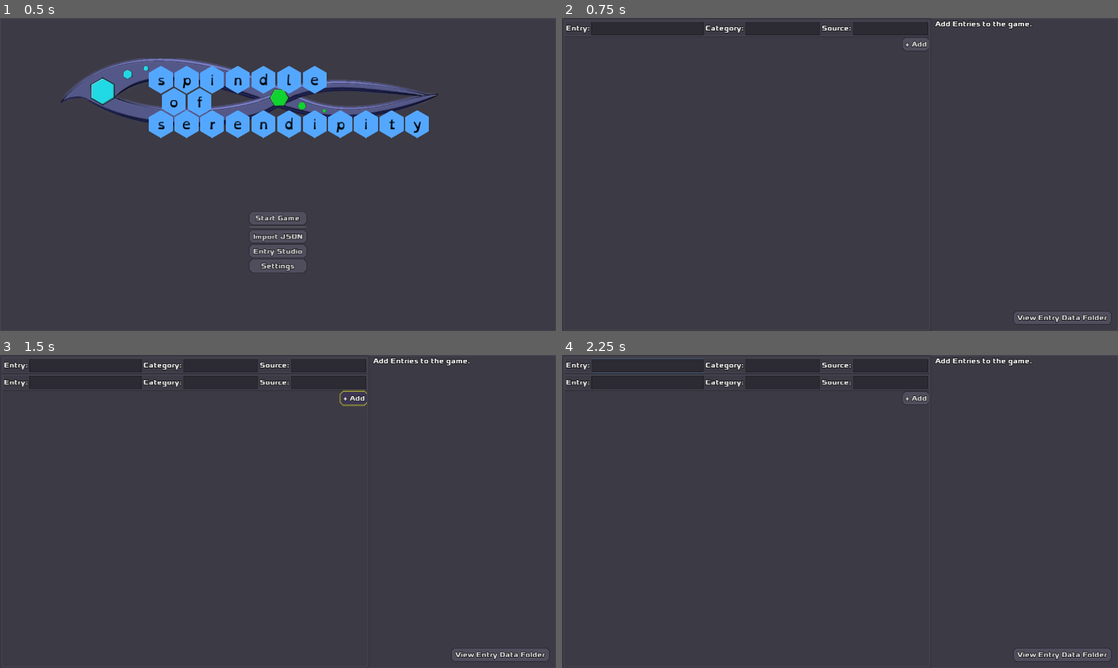
Above: before the commit, frames 1-4 (two rows, left to right).
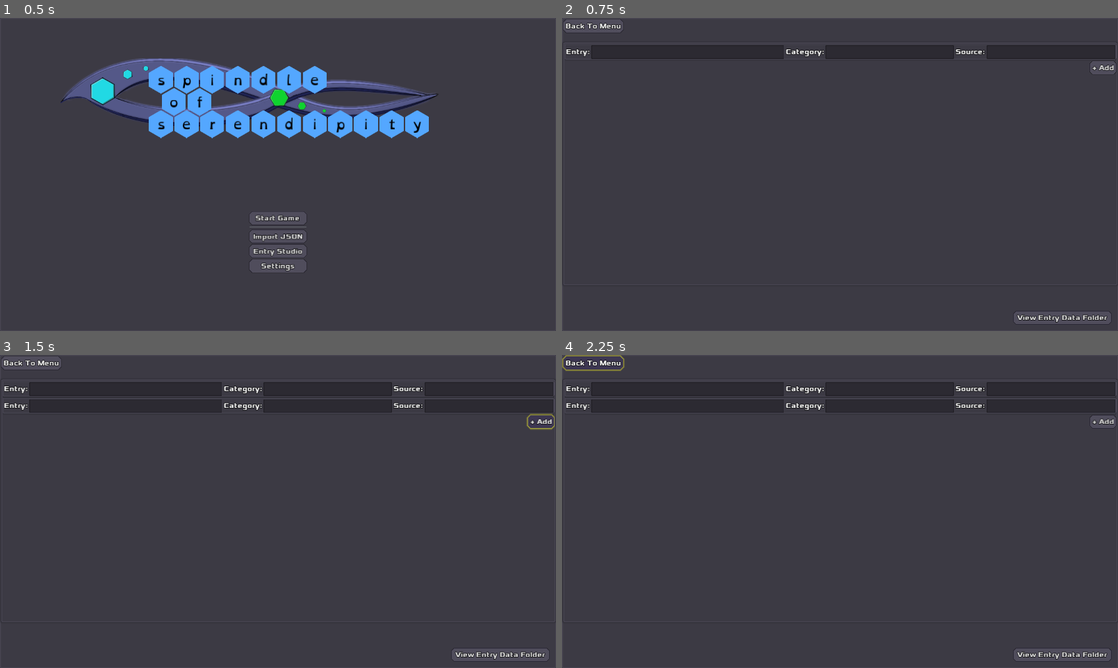
Above: after the commit, the same moments.

Repository: zacryol/spindle-of-serendipity
Game: Godot game, scene res://game/menus/MainMenu.tscn
Two runs of this game, one before a commit and one after it. Both use one fixed random seed, a clock stepped at 60 frames per second and the inputs below.
Inputs (mouse positions are in pixels of both pictures, inside the frame that each line leads up to):
- Up to frame 1 (0.5 s): no input
- Up to frame 2 (0.75 s): click "Entry Studio" at 0.5 s
- Up to frame 3 (1.5 s): click "+ Add" at 1.25 s
- Up to frame 4 (2.25 s): click (595, 364) at 2 s, where only the run after the commit has a clickable "Back To Menu"

Frame 1 is identical in both runs. In frame 2, 1.5% of the frame differs, in the area x 0-100%, y 0-18%; in frame 3, 2.6%; in frame 4, 2.7%, in the area x 0-100%, y 0-23%.

Commit message:
Rearranged again

Diff:
--- a/godot/game/menus/EntryStudio.gd
+++ b/godot/game/menus/EntryStudio.gd
@@ -2,8 +2,8 @@
 
 var single := preload("res://game/menus/ESSingle.tscn")
 
-onready var vbox := $PC/HSplit/PContainer/Scroll/VBox as VBoxContainer
-onready var add_button := $PC/HSplit/PContainer/Scroll/VBox/AddButton as Button
+onready var vbox := $PC/VBox/Main/Scroll/VBox as VBoxContainer
+onready var add_button := $PC/VBox/Main/Scroll/VBox/AddButton as Button
 
 func _ready() -> void:
 	add_item()
--- a/godot/game/menus/EntryStudio.tscn
+++ b/godot/game/menus/EntryStudio.tscn
@@ -19,47 +19,61 @@
 "_edit_use_anchors_": false
 }
 
-[node name="HSplit" type="HSplitContainer" parent="PC"]
+[node name="VBox" type="VBoxContainer" parent="PC"]
 margin_left = 3.0
 margin_top = 3.0
 margin_right = 1278.0
 margin_bottom = 718.0
-dragger_visibility = 1
 
-[node name="PContainer" type="PanelContainer" parent="PC/HSplit"]
-margin_right = 844.0
-margin_bottom = 715.0
+[node name="Control" type="Control" parent="PC/VBox"]
+margin_right = 1275.0
+margin_bottom = 50.0
+rect_min_size = Vector2( 0, 50 )
+
+[node name="MenuButton" type="Button" parent="PC/VBox/Control"]
+margin_right = 10.0
+margin_bottom = 31.0
+text = "Back To Menu"
+__meta__ = {
+"_edit_use_anchors_": false
+}
+
+[node name="Main" type="PanelContainer" parent="PC/VBox"]
+margin_top = 54.0
+margin_right = 1275.0
+margin_bottom = 611.0
+size_flags_horizontal = 3
+size_flags_vertical = 3
+size_flags_stretch_ratio = 2.0
+
+[node name="Scroll" type="ScrollContainer" parent="PC/VBox/Main"]
+margin_left = 3.0
+margin_top = 3.0
+margin_right = 1273.0
+margin_bottom = 555.0
 size_flags_horizontal = 3
 size_flags_stretch_ratio = 2.0
 
-[node name="Scroll" type="ScrollContainer" parent="PC/HSplit/PContainer"]
-margin_left = 3.0
-margin_top = 3.0
-margin_right = 842.0
-margin_bottom = 713.0
-size_flags_horizontal = 3
-size_flags_stretch_ratio = 2.0
-
-[node name="VBox" type="VBoxContainer" parent="PC/HSplit/PContainer/Scroll"]
-margin_right = 839.0
-margin_bottom = 710.0
+[node name="VBox" type="VBoxContainer" parent="PC/VBox/Main/Scroll"]
+margin_right = 1270.0
+margin_bottom = 552.0
 size_flags_horizontal = 3
 size_flags_vertical = 3
 
-[node name="AddButton" type="Button" parent="PC/HSplit/PContainer/Scroll/VBox"]
-margin_left = 773.0
-margin_right = 839.0
+[node name="AddButton" type="Button" parent="PC/VBox/Main/Scroll/VBox"]
+margin_left = 1204.0
+margin_right = 1270.0
 margin_bottom = 31.0
 size_flags_horizontal = 8
 text = "+ Add"
 
-[node name="Control" type="Control" parent="PC/HSplit"]
-margin_left = 856.0
+[node name="Control2" type="Control" parent="PC/VBox"]
+margin_top = 615.0
 margin_right = 1275.0
 margin_bottom = 715.0
-size_flags_horizontal = 3
+rect_min_size = Vector2( 0, 100 )
 
-[node name="FolderButton" type="Button" parent="PC/HSplit/Control"]
+[node name="FolderButton" type="Button" parent="PC/VBox/Control2"]
 anchor_left = 1.0
 anchor_top = 1.0
 anchor_right = 1.0
@@ -72,13 +86,5 @@
 __meta__ = {
 "_edit_use_anchors_": false
 }
-
-[node name="Label" type="Label" parent="PC/HSplit/Control"]
-anchor_right = 1.0
-margin_bottom = 21.0
-text = "Add Entries to the game."
-__meta__ = {
-"_edit_use_anchors_": false
-}
-[connection signal="pressed" from="PC/HSplit/PContainer/Scroll/VBox/AddButton" to="." method="_on_AddButton_pressed"]
-[connection signal="pressed" from="PC/HSplit/Control/FolderButton" to="." method="_on_FolderButton_pressed"]
+[connection signal="pressed" from="PC/VBox/Main/Scroll/VBox/AddButton" to="." method="_on_AddButton_pressed"]
+[connection signal="pressed" from="PC/VBox/Control2/FolderButton" to="." method="_on_FolderButton_pressed"]
